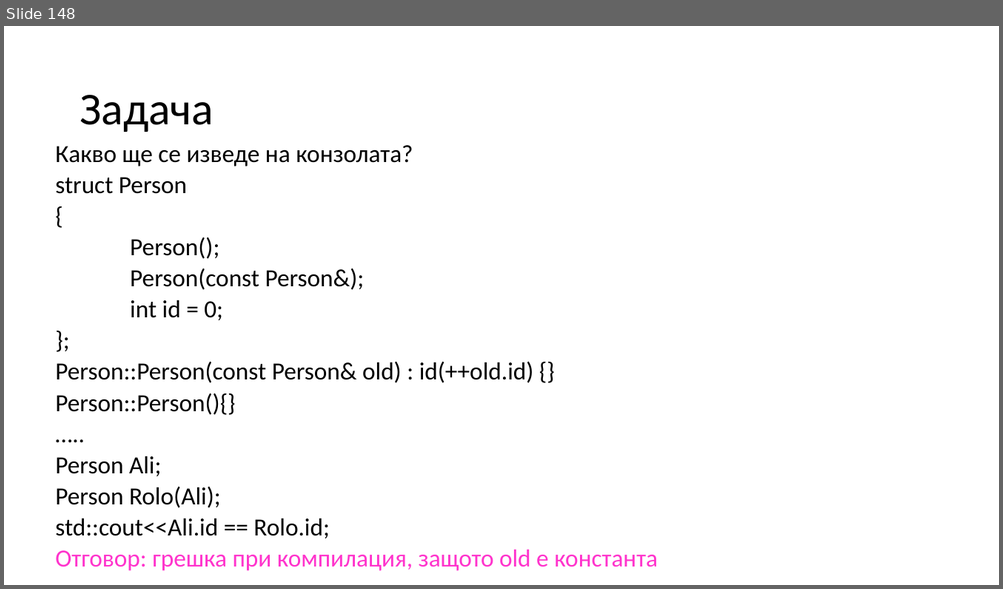
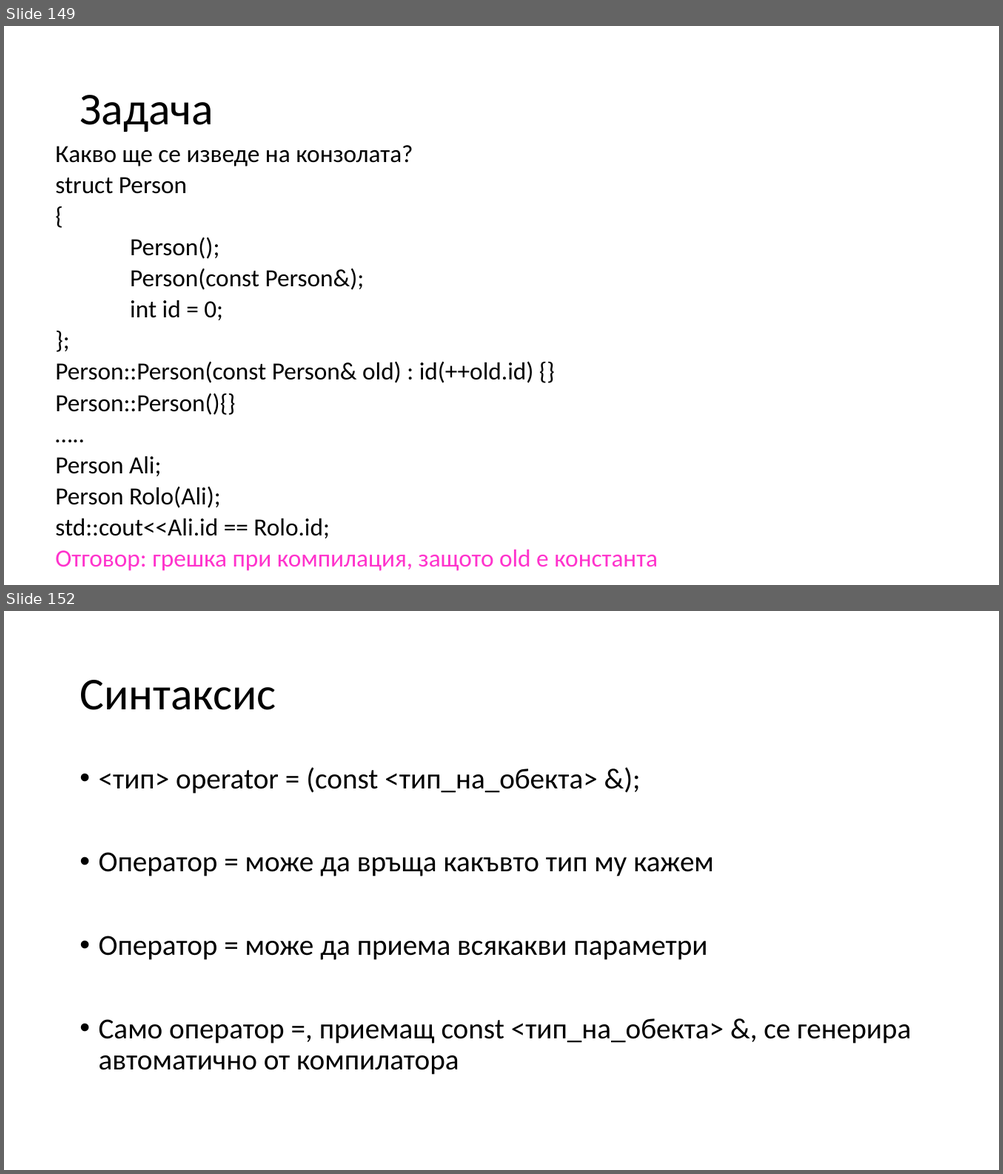
Before and after one commit to Mapmo/Uni-CPP, a slide deck: Object-Oriented Programming/Consultation1/Consultation1.pptx. Shown one above the other, each under a label of ours: slide 148 before the commit, slides 149 and 152 after it; the slides between them are not shown. The pictures are 1003x589 and 1003x1174 pixels, drawn with LibreOffice and Linux fonts; fonts in the diff are those of the drawing. Boxes give left, top, right and bottom in pixels: in the first picture for what was removed or moved away, otherwise in the second. Text is boxed around its words. In the diff, an @@ line names an element or a change of style, - is before the commit and + after.

```diff
--- a/Object-Oriented Programming/Consultation1/Consultation1.pptx
+++ b/Object-Oriented Programming/Consultation1/Consultation1.pptx
@@ slide 152 added at (4, 611, 999, 1170), background #FFFFFF @@
@@ title added at (79, 680, 276, 710), 44 pt, text #000000 @@
+Синтаксис
@@ text added at (99, 767, 910, 1075), 28 pt, text #000000 @@
+• <тип> operator = (const <тип_на_обекта> &);
+• Оператор = може да връща какъвто тип му кажем
+• Оператор = може да приема всякакви параметри
+• Само оператор =, приемащ const <тип_на_обекта> &, се генерира автоматично от компилатора
@@ what was slide 148 is now slide 149 @@
```
Also in this commit, not shown: 1 slide changed, 16 other slides added, 1 other file.
